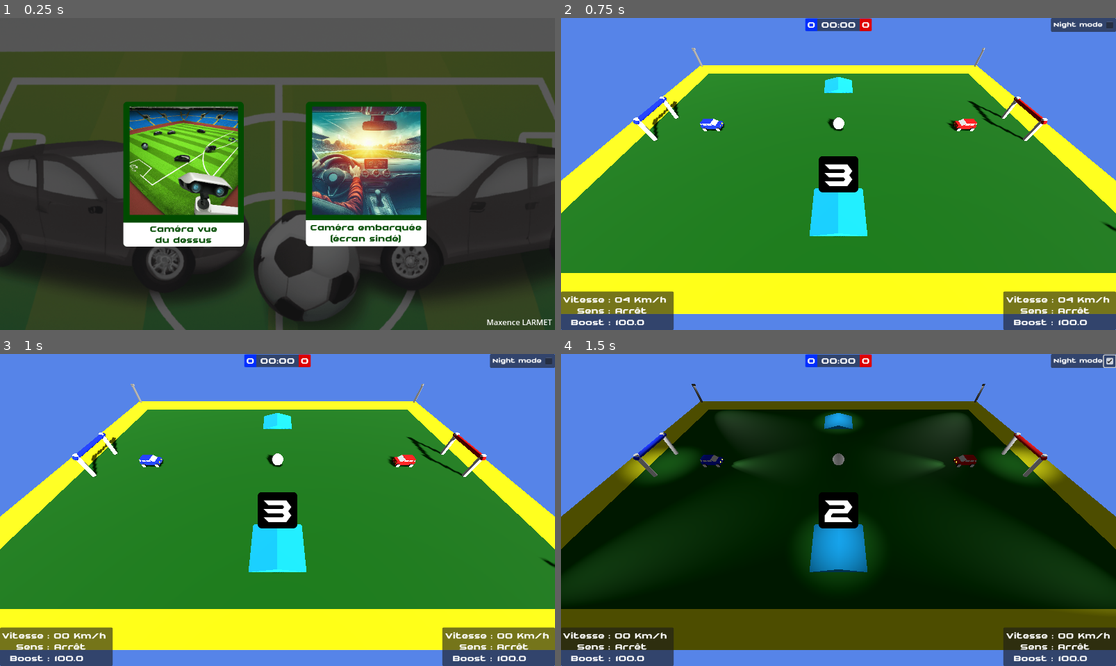
Above: before the commit, frames 1-4 (two rows, left to right).
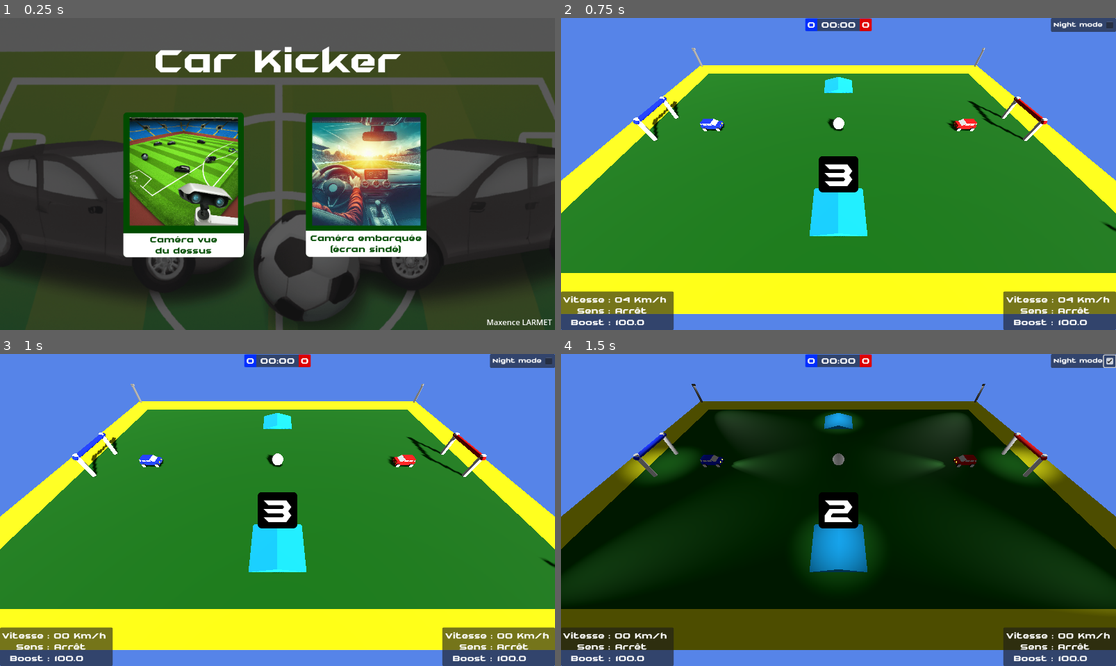
Above: after the commit, the same moments.

Repository: mlarmet/car-kicker
Game: Godot game, scene res://scenes/MainMenu/MainMenu.tscn
Two runs of this game, one before a commit and one after it. Both use one fixed random seed, a clock stepped at 60 frames per second and the inputs below.
Inputs (mouse positions are in pixels of both pictures, inside the frame that each line leads up to; where the layout moved, square brackets give the same spot in the first picture):
- Up to frame 1 (0.25 s): no input
- Up to frame 2 (0.75 s): click (744, 183) [744, 174] at 0.5 s
- Up to frame 3 (1 s): no input
- Up to frame 4 (1.5 s): click (1110, 360) at 1.25 s

The runs differ from the first frame. In frame 1, 18% of the frame differs, in the area x 22-77%, y 9-77%; in frame 2, nothing differs; in frame 3, nothing differs; in frame 4, nothing differs.

Commit message:
add game title in main menu

Diff:
--- a/scenes/MainMenu/MainMenu.tscn
+++ b/scenes/MainMenu/MainMenu.tscn
@@ -60,6 +60,22 @@
 grow_vertical = 2
 color = Color(0.0823529, 0.0823529, 0.0823529, 0.705882)
 
+[node name="GameTitle" type="Label" parent="."]
+layout_mode = 1
+anchors_preset = 5
+anchor_left = 0.5
+anchor_right = 0.5
+offset_left = -257.0
+offset_top = 48.0
+offset_right = 257.0
+offset_bottom = 129.0
+grow_horizontal = 2
+theme_override_fonts/font = ExtResource("4_l1qaw")
+theme_override_font_sizes/font_size = 66
+text = "Car Kicker"
+horizontal_alignment = 1
+vertical_alignment = 1
+
 [node name="AboveCamPanel" type="Panel" parent="."]
 layout_mode = 1
 anchors_preset = 8
@@ -68,9 +84,9 @@
 anchor_right = 0.5
 anchor_bottom = 0.5
 offset_left = -320.0
-offset_top = -150.5
+offset_top = -128.5
 offset_right = -70.0
-offset_bottom = 150.5
+offset_bottom = 172.5
 grow_horizontal = 2
 grow_vertical = 2
 mouse_default_cursor_shape = 2
@@ -127,9 +143,9 @@
 anchor_right = 0.5
 anchor_bottom = 0.5
 offset_left = 59.0
-offset_top = -150.5
+offset_top = -128.5
 offset_right = 309.0
-offset_bottom = 149.5
+offset_bottom = 171.5
 grow_horizontal = 2
 grow_vertical = 2
 mouse_default_cursor_shape = 2
Not shown, changed: export/car_kicker.exe
